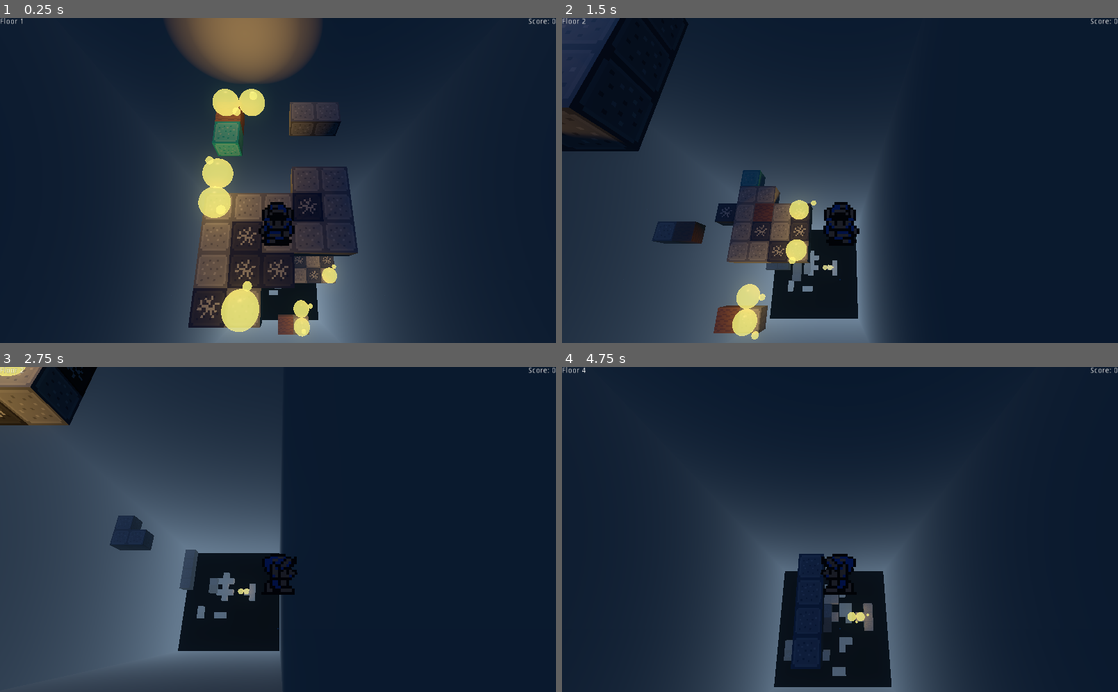
Above: before the commit, frames 1-4 (two rows, left to right).
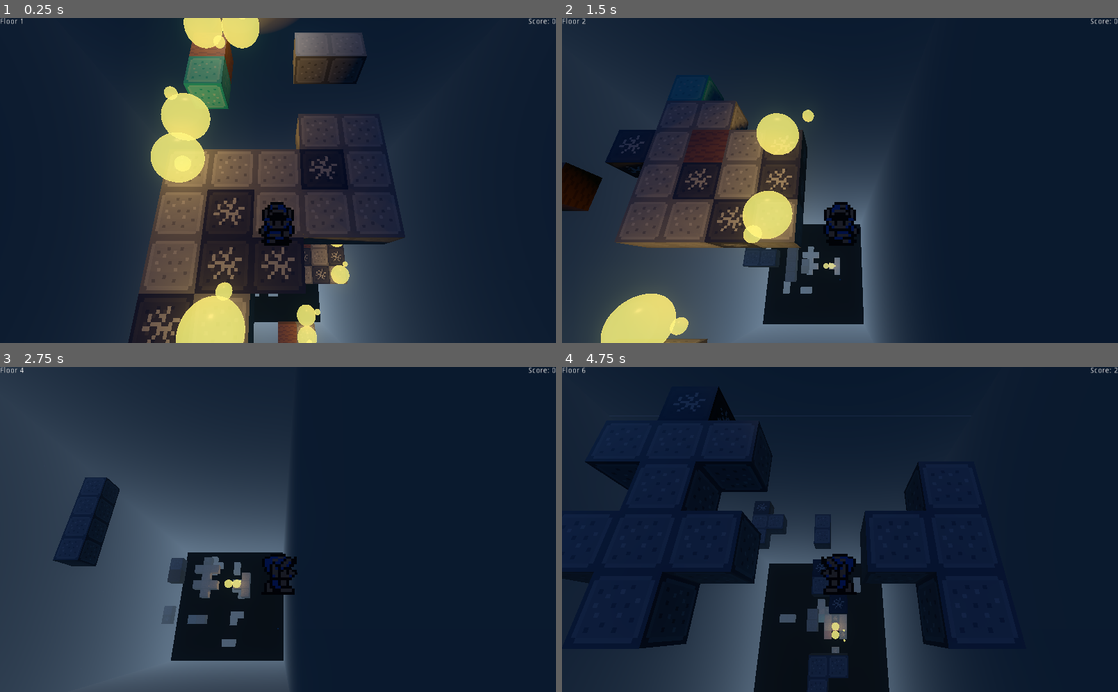
Above: after the commit, the same moments.

Repository: dozingpip/Indecent-Descent
Game: Godot game, scene res://Scenes/World.tscn
Two runs of this game, one before a commit and one after it. Both use one fixed random seed, a clock stepped at 60 frames per second and the inputs below.
Inputs:
- Up to frame 1 (0.25 s): no input
- Up to frame 2 (1.5 s): tap Enter (ui_accept) at 0.5, 1.35 s; hold Right (ui_right) 0.53-1.28 s; hold Enter (ui_accept) 0.53-1.28 s; hold Down (ui_down) from 1.28 s (still down)
- Up to frame 3 (2.75 s): tap Enter (ui_accept) at 1.52, 1.82 s; release Down (ui_down) at 2.03 s; hold Right (ui_right) from 2.03 s (still down); hold Enter (ui_accept) from 2.03 s (still down)
- Up to frame 4 (4.75 s): release Right (ui_right) at 2.78 s; release Enter (ui_accept) at 2.78 s; hold Up (ui_up) 2.78-3.53 s; tap Enter (ui_accept) at 2.85, 3.02, 3.32, 4.35, 4.52 s; hold Enter (ui_accept) 3.53-4.28 s; hold Left (ui_left) from 3.53 s (still down)

The runs differ from the first frame. In frame 1, 25% of the frame differs, in the area x 23-73%, y 0-100%; in frame 2, 21%; in frame 3, 8.7%; in frame 4, 16%.

Commit message:
get_input now just gets input, sprite frames/ animation is in its own function, and lateral velocity is solely calculated on a per frame basis

Diff:
--- a/Scripts/Player.gd
+++ b/Scripts/Player.gd
@@ -1,16 +1,20 @@
 extends KinematicBody
 
-export(int) var normal_speed = 2
+
 signal add_point
 signal crack
+export(int) var normal_speed = 10
 var lateral_speed_while_falling = normal_speed/2
 var speed = normal_speed
 
-var gravity = 10
+var gravity = 3
+
+var terminalVelocity = 13
+var y_velocity = 0
 
 var health = 5
 
-var jump_speed = -4
+var jump_speed = 10
 
 var anim_speed = 0.125
 
@@ -20,8 +24,6 @@
 
 var ice_friction = 4
 
-var terminalVelocity = 7
-
 var anim_timer
 
 var knockbackStunTimer
@@ -29,8 +31,8 @@
 var knockbackDirection = Vector3(0, 0, 0)
 
 enum FloorType{Normal, Ice, Sticky, Cracked, None}
-
-var velocity = Vector3()
+#
+#var velocity = Vector3()
 
 func knockback(direction):
 	knockbackStunTimer = knockbackStunLength
@@ -46,71 +48,78 @@
 	anim_timer = anim_speed
 	knockbackStunTimer = 0
 
-func get_input(delta):
-	var jump = Input.is_action_pressed("ui_accept")
-	var left = Input.is_action_pressed("ui_left")
-	var right = Input.is_action_pressed("ui_right")
-	var up = Input.is_action_pressed("ui_up")
-	var down = Input.is_action_pressed("ui_down")
+func get_input():
+	var input = {}
+	input["jump"] = Input.is_action_pressed("ui_accept")
+	input["left"] = Input.is_action_pressed("ui_left")
+	input["right"] = Input.is_action_pressed("ui_right")
+	input["up"] = Input.is_action_pressed("ui_up")
+	input["down"] = Input.is_action_pressed("ui_down")
+	return input
 
-	if is_on_floor() and jump:
-		velocity.y -= jump_speed
+func animate(input, delta):
+	if Input.is_action_just_pressed("ui_right"):
+		$Sprite3D.set_frame(2)
+		$Sprite3D.set_flip_h(true)
+	if input["right"]:
+		anim_timer+=delta
+		if(anim_timer > anim_speed):
+			$Sprite3D.set_frame(2 if $Sprite3D.get_frame() == 3 else 3)
+			anim_timer = 0
+
+	if Input.is_action_just_pressed("ui_left"):
+		$Sprite3D.set_frame(2)
+		$Sprite3D.set_flip_h(false)
+	if input["left"]:
+		anim_timer+=delta
+		if(anim_timer>anim_speed):
+			$Sprite3D.set_frame(2 if $Sprite3D.get_frame() == 3 else 3)
+			anim_timer = 0
+
+	if input["down"]:
+		$Sprite3D.set_frame(0)
+		anim_timer+= delta
+		if(anim_timer >= anim_speed):
+			$Sprite3D.set_flip_h(!$Sprite3D.is_flipped_h())
+			anim_timer = 0
+
+	if input["up"]:
+		$Sprite3D.set_frame(1)
+		anim_timer+= delta
+		if(anim_timer >= anim_speed):
+			$Sprite3D.set_flip_h(!$Sprite3D.is_flipped_h())
+			anim_timer = 0
+
+func calc_velocity(input, delta):
+	var velocity = Vector3()
+	if is_on_floor() and input["jump"]:
+		y_velocity += jump_speed
 
 	if !is_on_floor():
 		speed = lateral_speed_while_falling
 	else:
 		speed = normal_speed
 
-	if Input.is_action_just_pressed("ui_left"):
-		$Sprite3D.set_frame(2)
-		$Sprite3D.set_flip_h(false)
-	if left:
-		if velocity.x > -terminalVelocity:
-			velocity.x -=speed
-		anim_timer+=delta
-		if(anim_timer>anim_speed):
-			$Sprite3D.set_frame(2 if $Sprite3D.get_frame() == 3 else 3)
-			anim_timer = 0
+	if input["right"]:
+		velocity.x +=speed
 
-	if Input.is_action_just_pressed("ui_right"):
-		$Sprite3D.set_frame(2)
-		$Sprite3D.set_flip_h(true)
+	if input["left"]:
+		velocity.x -=speed
 
-	if right:
-		if velocity.x < terminalVelocity:
-			velocity.x +=speed
-		anim_timer+=delta
-		if(anim_timer > anim_speed):
-			$Sprite3D.set_frame(2 if $Sprite3D.get_frame() == 3 else 3)
-			anim_timer = 0
+	if input["down"]:
+		velocity.z += speed
 
-	if up:
-		if velocity.z > -terminalVelocity:
-			velocity.z -= speed
-		$Sprite3D.set_frame(1)
-		anim_timer+= delta
-		if(anim_timer >= anim_speed):
-			$Sprite3D.set_flip_h(!$Sprite3D.is_flipped_h())
-			anim_timer = 0
+	if input["up"]:
+		velocity.z -= speed
 
-	if down:
-		if velocity.z < terminalVelocity:
-			velocity.z += speed
-		$Sprite3D.set_frame(0)
-		anim_timer+= delta
-		if(anim_timer >= anim_speed):
-			$Sprite3D.set_flip_h(!$Sprite3D.is_flipped_h())
-			anim_timer = 0
-
-	if !left and !right:
-		velocity.x = 0
-	if !up and !down:
-		velocity.z = 0
+	if not is_on_floor() and y_velocity > -terminalVelocity:
+		y_velocity -= gravity
+	return Vector3(velocity.x, y_velocity, velocity.z)
 
 func _physics_process(delta):
-	if velocity.y > -terminalVelocity:
-		velocity.y -= gravity * delta
-	get_input(delta)
+	var input = get_input()
+	animate(input, delta)
+	var velocity = calc_velocity(input, delta)
 
 	for i in $Area.get_overlapping_bodies():
 		var tile_collided = i.get_parent()
